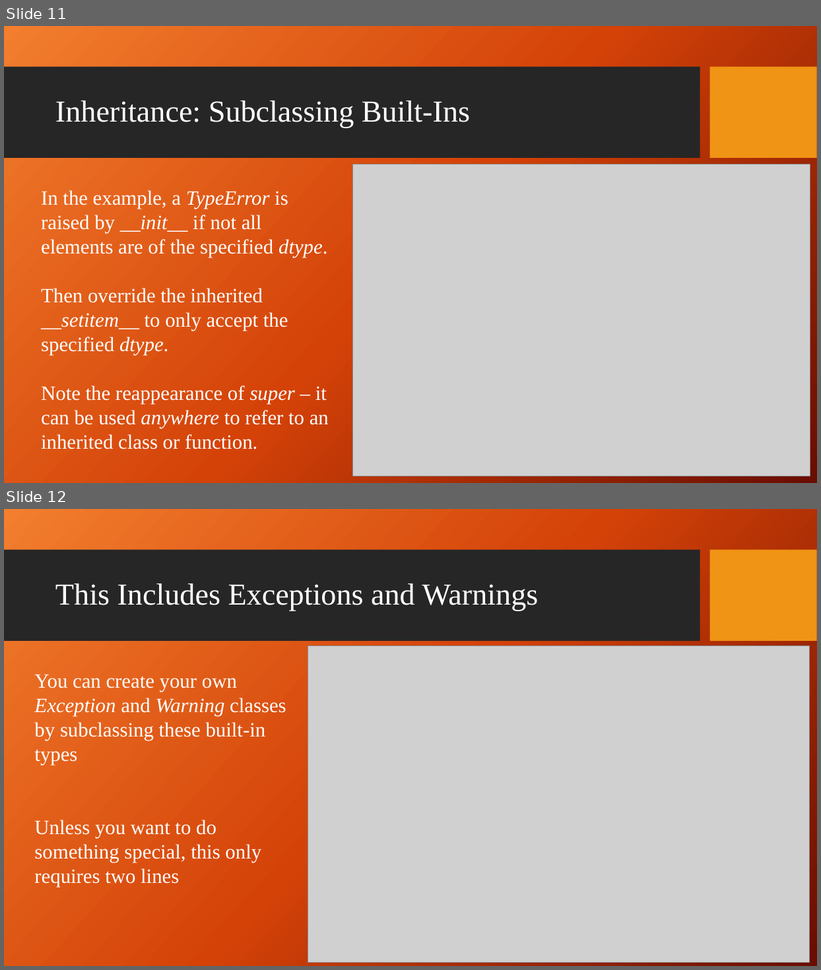
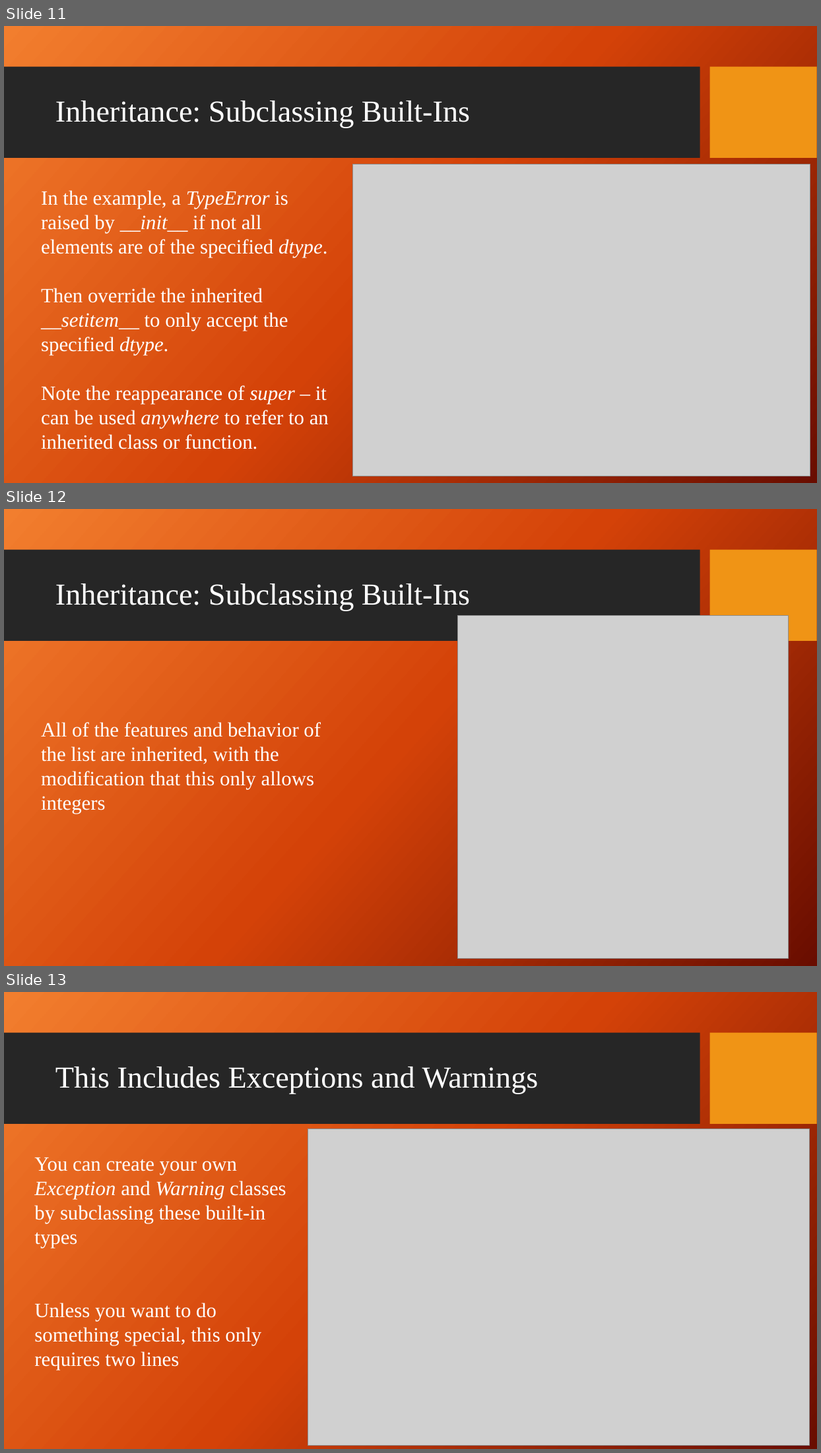
Before and after one commit to giganano/PythonBootcamp, a slide deck: slides/inheritance_composition.pptx. Shown one above the other, each under a label of ours: slides 11 and 12 before the commit, slides 11, 12 and 13 after it. The pictures are 821x970 and 821x1453 pixels, drawn with LibreOffice and Linux fonts; fonts in the diff are those of the drawing; grey boxes stand for pictures; background and template pictures are left out. Boxes give left, top, right and bottom in pixels: in the first picture for what was removed or moved away, otherwise in the second. Text is boxed around its words. In the diff, an @@ line names an element or a change of style, - is before the commit and + after.

Commit message:
slides: minor modifications to inheritance and composition

```diff
--- a/slides/inheritance_composition.pptx
+++ b/slides/inheritance_composition.pptx
@@ slide 12 added at (x1=4, y1=509, x2=817, y2=966), background picture (left out); not listed: 2 template elements that a slide beside it also shows @@
@@ title added at (x1=55, y1=584, x2=470, y2=611), 36 pt, text #FFFFFF @@
+Inheritance: Subclassing Built-Ins
@@ picture added at (x1=458, y1=616, x2=789, y2=959) @@
@@ text added at (x1=41, y1=722, x2=321, y2=814), 24 pt, text #FFFFFF @@
+All of the features and behavior of the list are inherited, with the modification that this only allows integers
@@ what was slide 12 is now slide 13 @@
```
Also in this commit, not shown: 1 slide changed.
